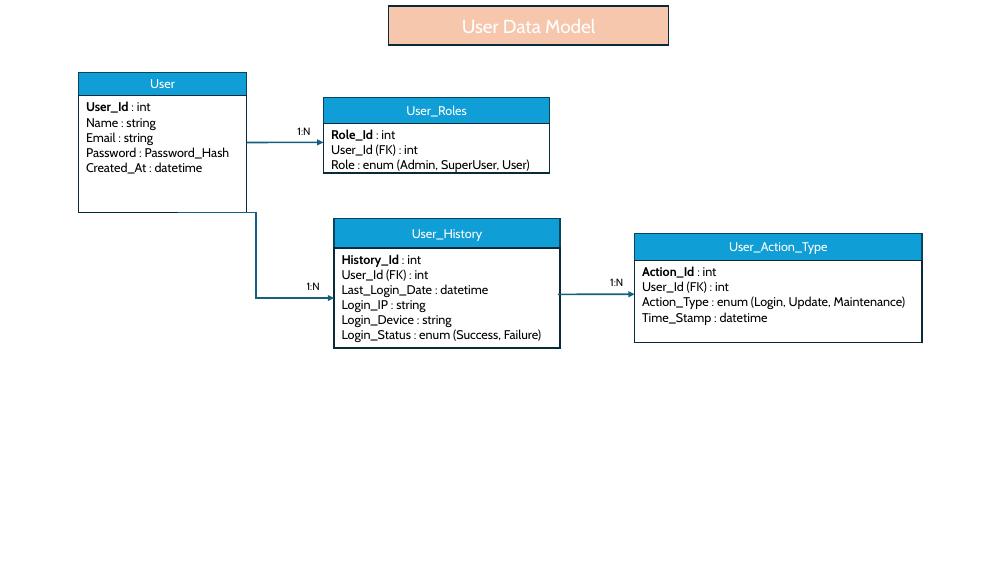
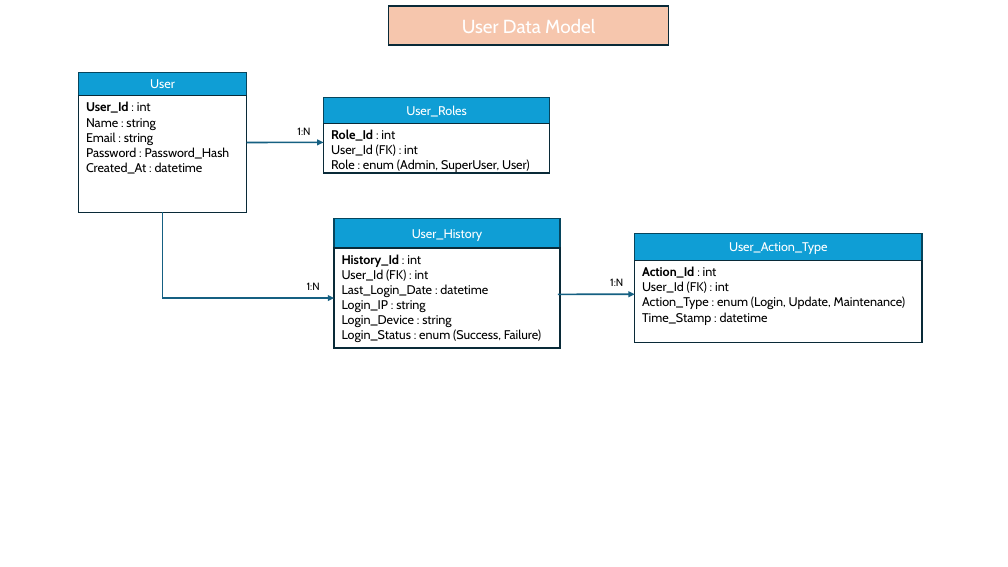
Before and after one commit to triniti1/A2C, a slide deck: slide 5 of Documentations/SysArchitecture.pptx. Drawn at 1008x567 pixels with LibreOffice and Linux fonts; fonts in the diff are those of the drawing. Boxes give left, top, right and bottom in pixels: in the first picture for what was removed or moved away, otherwise in the second. Text is boxed around its words. In the diff, an @@ line names an element or a change of style, - is before the commit and + after.

```diff
--- a/Documentations/SysArchitecture.pptx
+++ b/Documentations/SysArchitecture.pptx
@@ elbow arrow moved from (178, 212) - (334, 298) to (163, 212) - (334, 298) @@
```
Also in this commit, not shown: 1 slide added, 4 other files.
